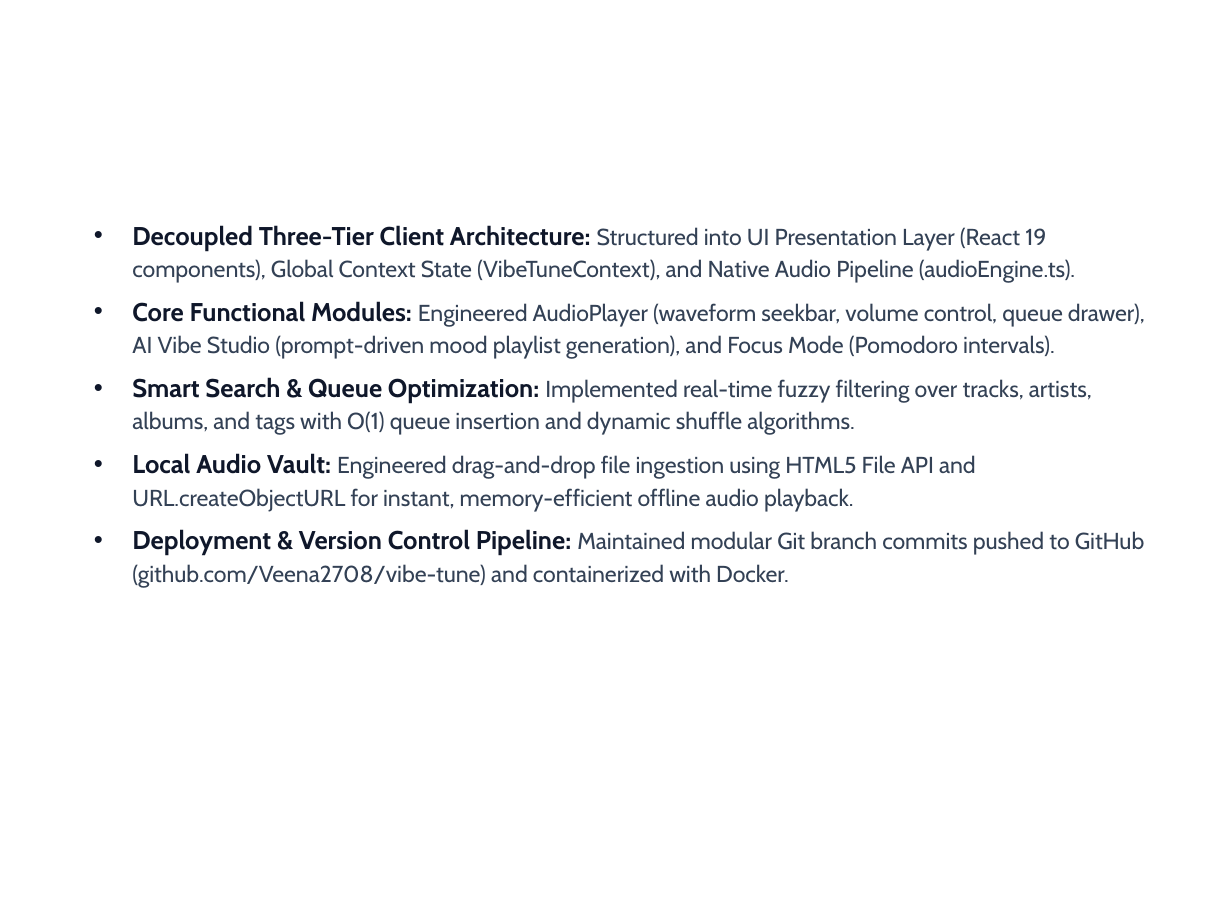
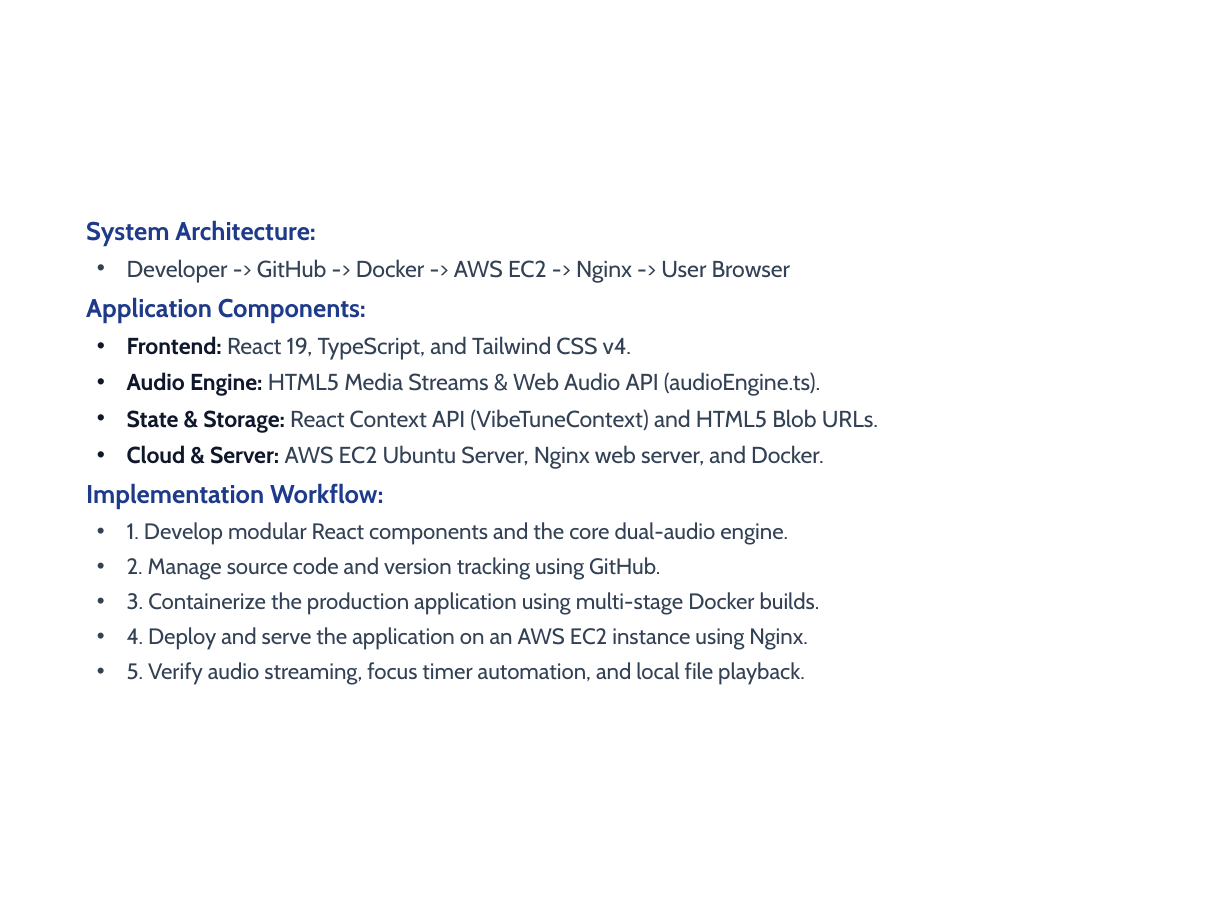
Before and after one commit to Veena2708/vibe-tune, a slide deck: slide 4 of VibeTune_Project_Presentation.pptx. Drawn at 1232x924 pixels with LibreOffice and Linux fonts; fonts in the diff are those of the drawing; background and template pictures are left out. Boxes give left, top, right and bottom in pixels: in the first picture for what was removed or moved away, otherwise in the second. Text is boxed around its words. In the diff, an @@ line names an element or a change of style, - is before the commit and + after.

```diff
--- a/VibeTune_Project_Presentation.pptx
+++ b/VibeTune_Project_Presentation.pptx
@@ text at <box>86,220,878,685</box>: text changed; size 13.5 to 13 pt @@
-• Decoupled Three-Tier Client Architecture: Structured into UI Presentation Layer (React 19 components), Global Context State (VibeTuneContext), and Native Audio Pipeline (audioEngine.ts).
-• Core Functional Modules: Engineered AudioPlayer (waveform seekbar, volume control, queue drawer), AI Vibe Studio (prompt-driven mood playlist generation), and Focus Mode (Pomodoro intervals).
-• Smart Search & Queue Optimization: Implemented real-time fuzzy filtering over tracks, artists, albums, and tags with O(1) queue insertion and dynamic shuffle algorithms.
-• Local Audio Vault: Engineered drag-and-drop file ingestion using HTML5 File API and URL.createObjectURL for instant, memory-efficient offline audio playback.
-• Deployment & Version Control Pipeline: Maintained modular Git branch commits pushed to GitHub (github.com/Veena2708/vibe-tune) and containerized with Docker.
+System Architecture:
+• Developer -> GitHub -> Docker -> AWS EC2 -> Nginx -> User Browser
+Application Components:
+• Frontend: React 19, TypeScript, and Tailwind CSS v4.
+• Audio Engine: HTML5 Media Streams & Web Audio API (audioEngine.ts).
+• State & Storage: React Context API (VibeTuneContext) and HTML5 Blob URLs.
+• Cloud & Server: AWS EC2 Ubuntu Server, Nginx web server, and Docker.
+Implementation Workflow:
+• 1. Develop modular React components and the core dual-audio engine.
+• 2. Manage source code and version tracking using GitHub.
+• 3. Containerize the production application using multi-stage Docker builds.
+• 4. Deploy and serve the application on an AWS EC2 instance using Nginx.
+• 5. Verify audio streaming, focus timer automation, and local file playback.
```
Also in this commit, not shown: 5 other slides changed.
